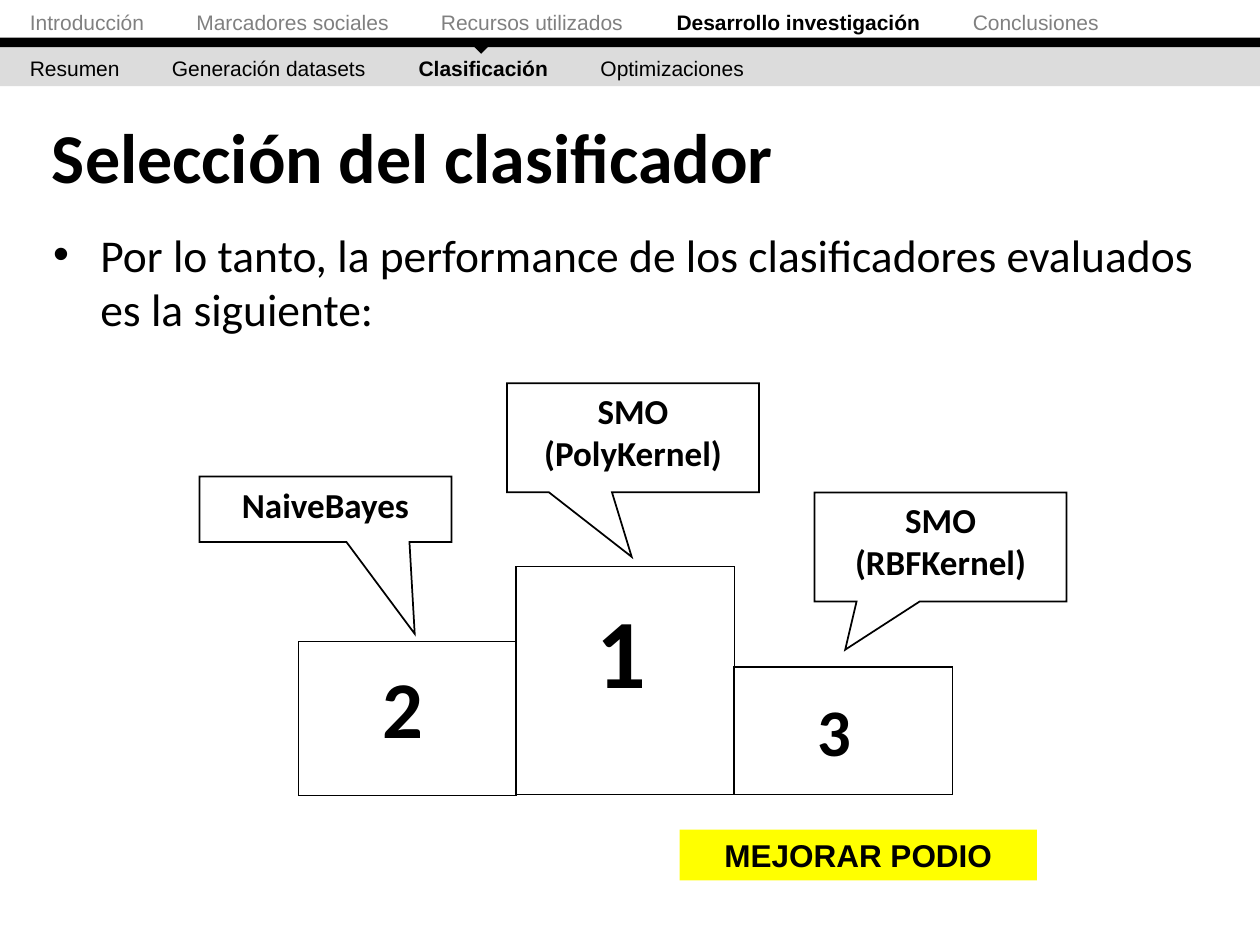
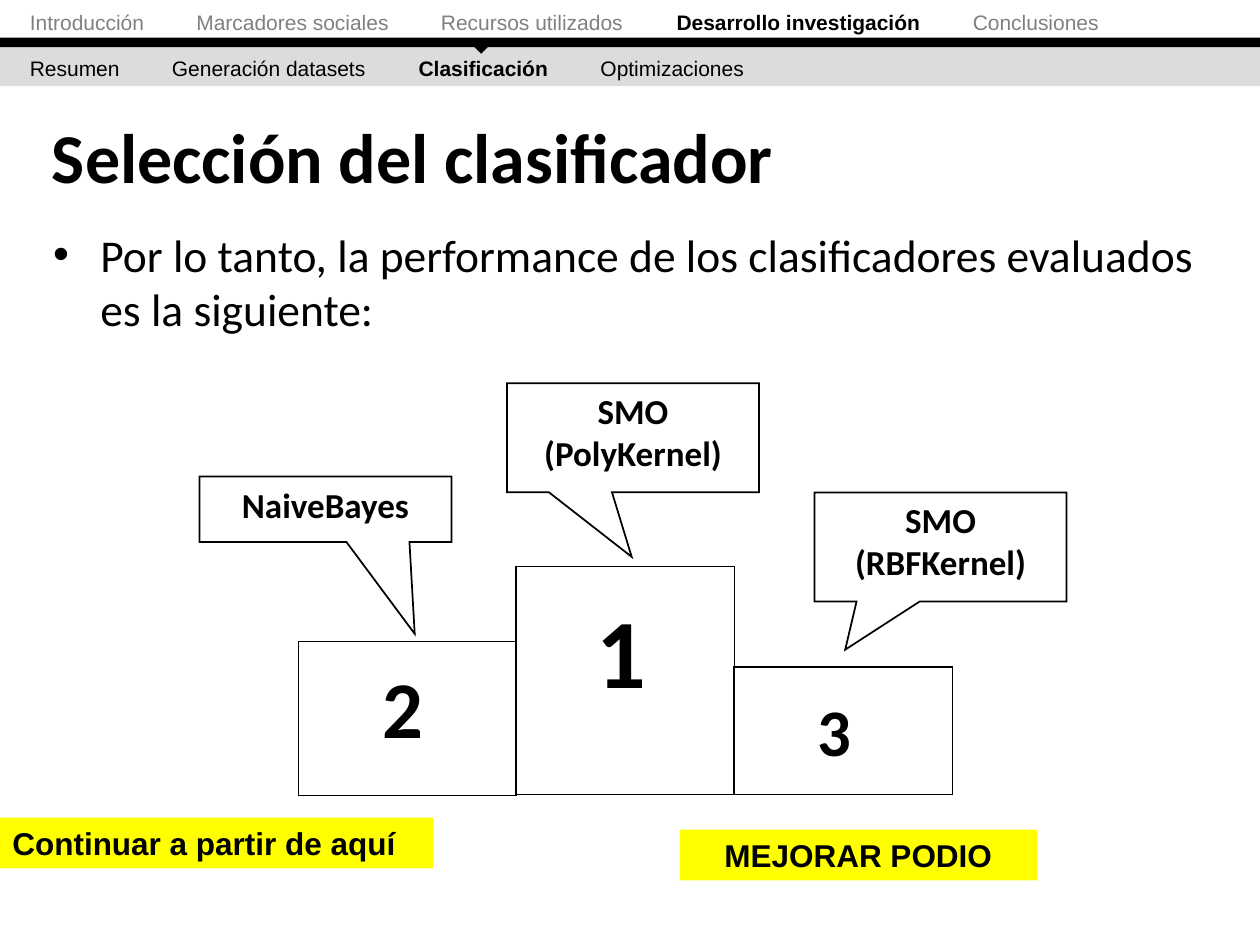
Before and after one commit to ak907kenai/nicotournetesis, a slide deck: slide 49 of docs_trunk/Presentación/Nicolás Tourné - Presentación Tesis (v2.1).ppt (slide 46 before the commit). Drawn at 1260x945 pixels with LibreOffice and Linux fonts; fonts in the diff are those of the drawing. Boxes give left, top, right and bottom in pixels: in the first picture for what was removed or moved away, otherwise in the second. Text is boxed around its words. In the diff, an @@ line names an element or a change of style, - is before the commit and + after.

```diff
--- a/docs_trunk/Presentación/Nicolás Tourné - Presentación Tesis (v2.1).ppt
+++ b/docs_trunk/Presentación/Nicolás Tourné - Presentación Tesis (v2.1).ppt
@@ rectangle added at <box>0,818,433,868</box>, fill #FFFF00, 18 pt, text #000000, bold @@
+Continuar a partir de aquí
```
Also in this commit, not shown: 6 other slides changed, 3 slides added.
